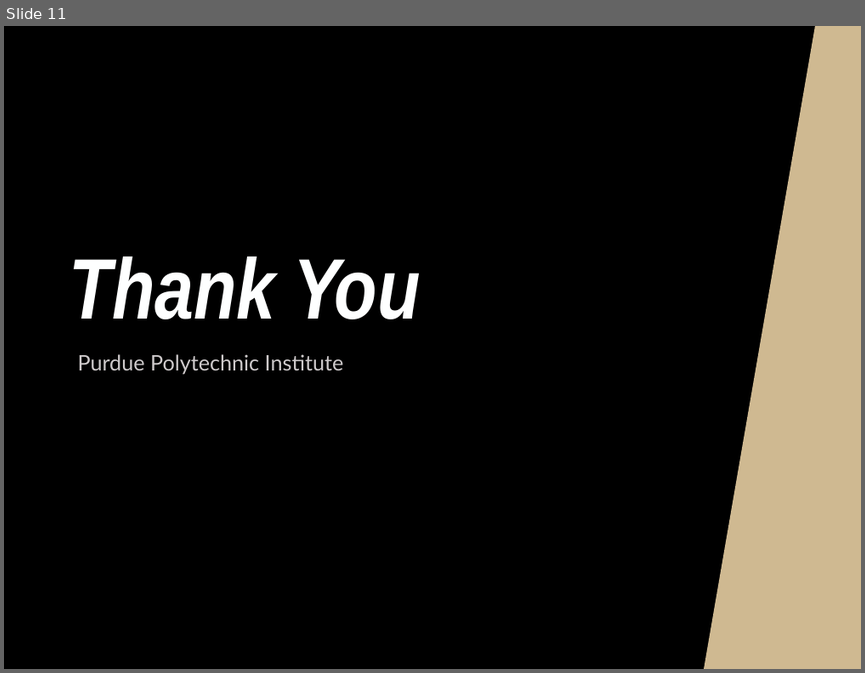
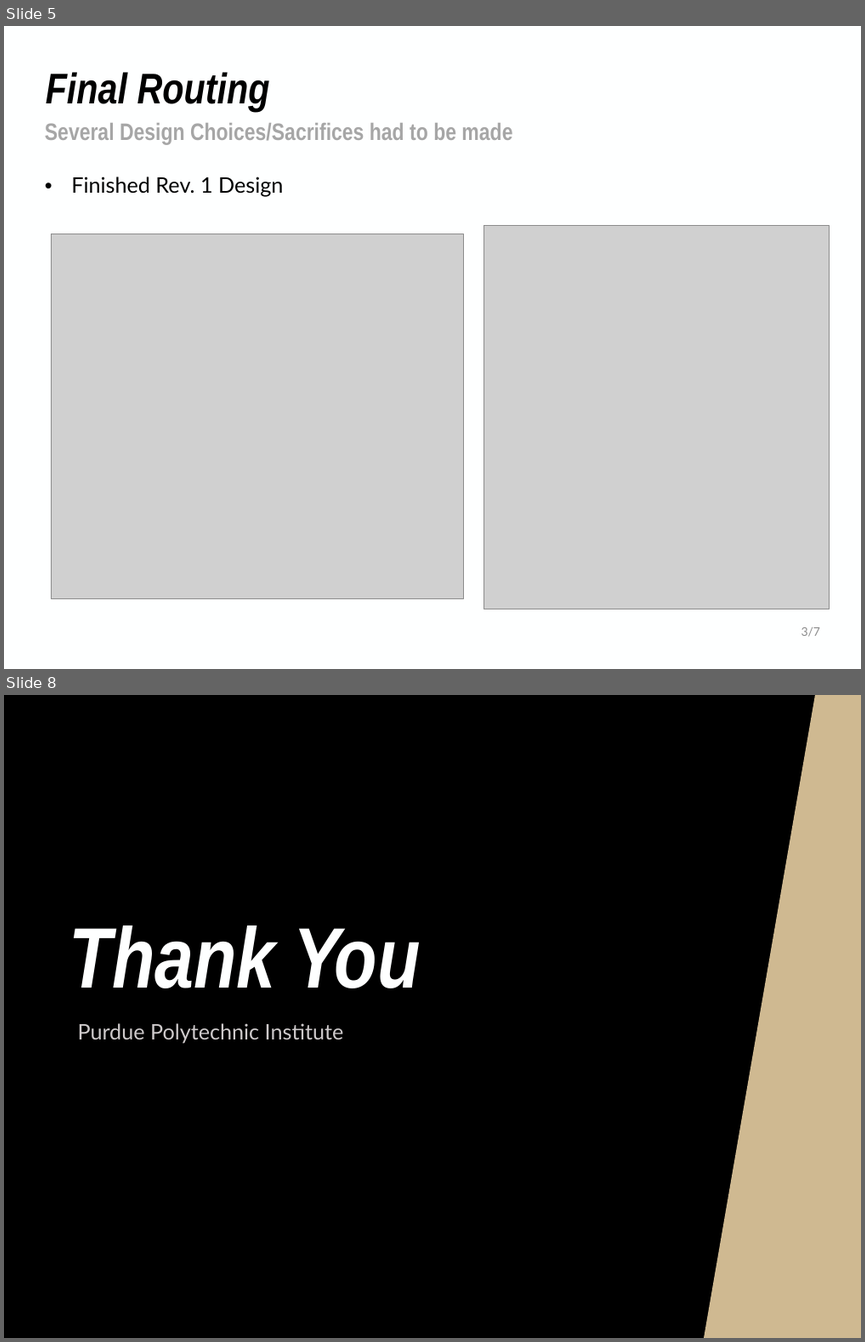
Before and after one commit to NHuang58/Biomedical_Device_PCB, a slide deck: Documentation/Slides/Week_9.pptx. Shown one above the other, each under a label of ours: slide 11 before the commit, slides 5 and 8 after it; the slides between them are not shown. The pictures are 865x673 and 865x1342 pixels, drawn with LibreOffice and Linux fonts; fonts in the diff are those of the drawing; grey boxes stand for pictures; background and template pictures are left out. Boxes give left, top, right and bottom in pixels: in the first picture for what was removed or moved away, otherwise in the second. Text is boxed around its words. In the diff, an @@ line names an element or a change of style, - is before the commit and + after.

```diff
--- a/Documentation/Slides/Week_9.pptx
+++ b/Documentation/Slides/Week_9.pptx
@@ slide 5 added at bbox=[4, 26, 861, 669], background #FEFFFF @@
@@ title added at bbox=[46, 72, 270, 112], 36 pt, text #000000, bold, italic @@
+Final Routing
@@ text added at bbox=[45, 123, 512, 145], 20 pt, text #A6A6A6, bold @@
+Several Design Choices/Sacrifices had to be made
@@ text added at bbox=[71, 176, 283, 197], 18 pt, text #000000 @@
+• Finished Rev. 1 Design
@@ picture added at bbox=[483, 226, 828, 609] @@
@@ picture added at bbox=[51, 234, 463, 598] @@
@@ text added at bbox=[801, 627, 820, 636], 10 pt, text #8C8C8C @@
+3/7
@@ what was slide 11 is now slide 8 @@
```
Also in this commit, not shown: 4 slides changed, 2 other slides added, 6 slides removed, 24 other files.
